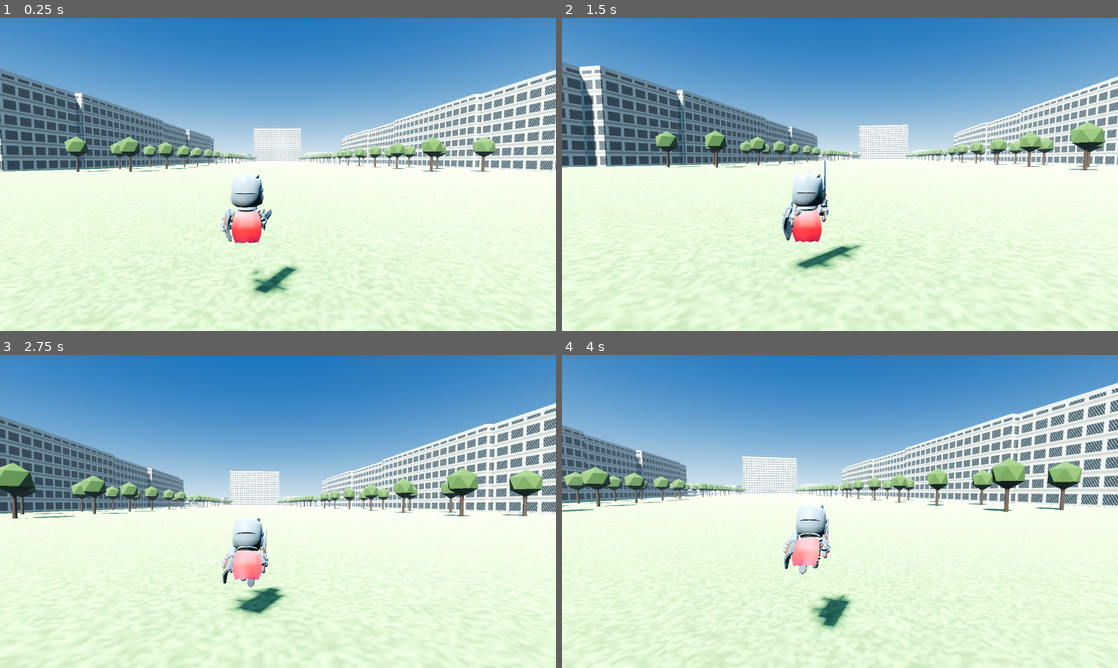
Above: before the commit, frames 1-4 (two rows, left to right).
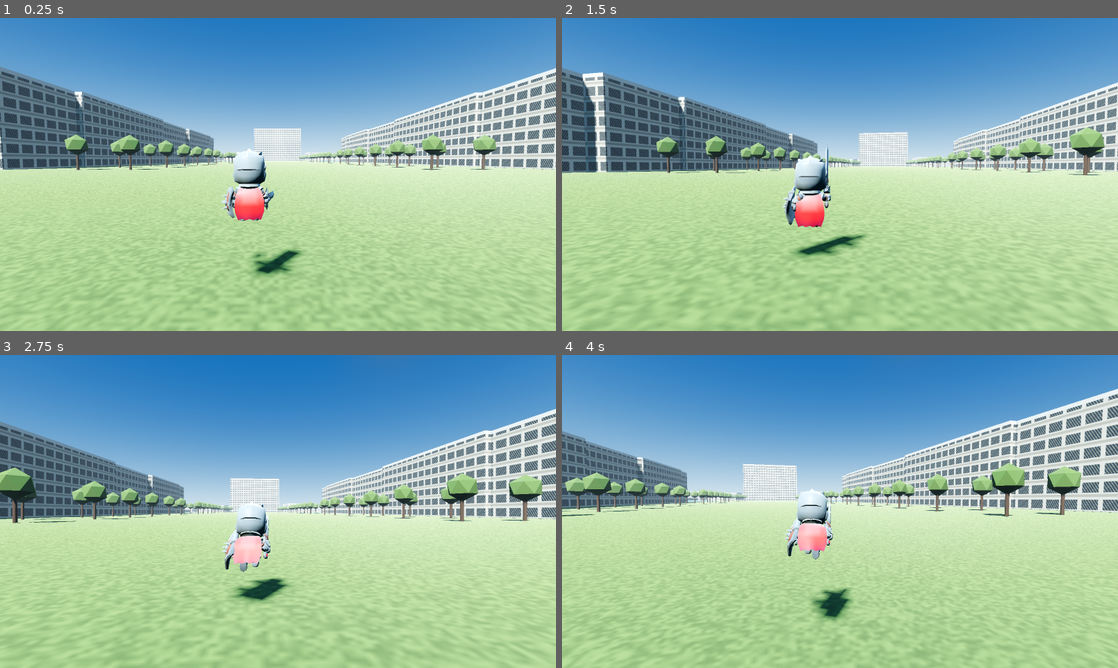
Above: after the commit, the same moments.

Repository: M1ghty32/M1ghty_2wy
Game: Godot game, scene res://main.tscn
The game is run twice, just before and just after one commit, with the same random seed, the same clock (stepped at 60 frames per second) and the same inputs.
Inputs (mouse positions are in pixels of both pictures, inside the frame that each line leads up to):
- Up to frame 1 (0.25 s): no input
- Up to frame 2 (1.5 s): move the mouse to (867, 174) at 0.52 s; hold Shift 0.53-1.28 s; hold W from 0.53 s (still down); tap Space at 0.77 s; move the mouse to (812, 174) at 1.27 s; tap Shift at 1.35 s
- Up to frame 3 (2.75 s): keep holding W; tap Space at 1.52 s; move the mouse to (289, 505) at 2.02 s; hold Shift from 2.03 s (still down)
- Up to frame 4 (4 s): keep holding W; move the mouse to (834, 517) at 2.77 s; release Shift at 2.78 s; tap Shift at 2.85 s; tap Space at 3.02, 3.77 s; move the mouse to (878, 514) at 3.52 s; hold Shift from 3.53 s (still down)

The runs differ from the first frame. In frame 1, 60% of the frame differs, in the area x 0-100%, y 15-100%; in frame 2, 65%; in frame 3, 63%; in frame 4, 66%, in the area x 0-100%, y 8-100%.

Commit message:
feat(web): tune exposure, camera, animation speed and ground snap

Diff:
--- a/city-twin/godot/main.gd
+++ b/city-twin/godot/main.gd
@@ -6,7 +6,7 @@
 var camp: Dictionary = {}
 var player: CharacterBody3D
 var cam: Camera3D
-var pitch: float = -0.06
+var pitch: float = -0.03
 var frames: int = 0
 var shot_path: String = ""
 var use_glb: bool = false
@@ -106,7 +106,7 @@
 			mat.albedo_color = Color(0.72, 0.72, 0.70)
 			mat.roughness = 0.8
 		elif n.begins_with("BLD"):
-			mat.albedo_color = Color(0.90, 0.88, 0.84)
+			mat.albedo_color = Color(0.80, 0.78, 0.74)
 			mat.albedo_texture = _window_texture()
 			mat.uv1_triplanar = true
 			mat.uv1_scale = Vector3(0.075, 0.075, 0.075)
@@ -118,7 +118,7 @@
 			mat.albedo_color = Color(0.17, 0.30, 0.13).lerp(Color(0.30, 0.42, 0.16), fmod(float(n.length()) * 0.37, 1.0))
 			mat.roughness = 0.95
 		elif n.begins_with("Plane"):
-			mat.albedo_color = Color(0.95, 0.95, 0.95)
+			mat.albedo_color = Color(0.62, 0.66, 0.52)
 			mat.albedo_texture = _ground_texture()
 			mat.uv1_triplanar = true
 			mat.uv1_scale = Vector3(0.09, 0.09, 0.09)
@@ -159,6 +159,10 @@
 	var sun := DirectionalLight3D.new()
 	sun.rotation_degrees = Vector3(-48, -32, 0)
 	sun.light_energy = 1.6
+	if OS.has_feature("web"):
+		sun.light_energy = 0.95
+		env.ambient_light_energy = 0.30
+		env.tonemap_exposure = 0.62
 	sun.light_color = Color(1.0, 0.95, 0.87)
 	sun.shadow_enabled = true
 	sun.directional_shadow_max_distance = 420.0
@@ -424,7 +428,7 @@
 		player.add_child(model)
 		body.visible = false
 	cam = Camera3D.new()
-	cam.position = Vector3(0.55, 2.05, 4.4)
+	cam.position = Vector3(0.5, 1.65, 3.8)
 	cam.fov = 64
 	cam.rotation.x = -0.06
 	player.add_child(cam)
@@ -447,8 +451,12 @@
 		return
 	var scale_f := 1.78 / (ymax - ymin)
 	model.scale = Vector3(scale_f, scale_f, scale_f)
-	var feet := ymin - player.global_position.y
-	model.position.y = -feet * scale_f
+	var ymin2 := INF
+	for mi in model.find_children("*", "MeshInstance3D", true, false):
+		var box2: AABB = mi.get_aabb()
+		var gt2: Transform3D = mi.global_transform
+		ymin2 = min(ymin2, (gt2 * box2.position).y, (gt2 * box2.end).y)
+	model.position.y -= ymin2 - player.global_position.y
 
 func _load_player_model() -> Node3D:
 	var path := "res://assets/player.glb"
@@ -525,6 +533,8 @@
 	if anim_player:
 		var moving_now := input.length() > 0.1
 		var target_anim := anim_idle if not moving_now else (anim_run if Input.is_key_pressed(KEY_SHIFT) else anim_walk)
+		if moving_now:
+			anim_player.speed_scale = clamp(speed / 4.6, 0.8, 1.6)
 		if target_anim != "" and anim_player.current_animation != target_anim:
 			anim_player.play(target_anim)
 
